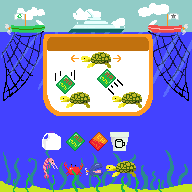
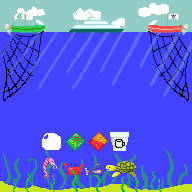
Layer changes from the first 192px x 192px image to the second:
pixels changed over (x1=43, y1=34, x2=153, y2=116) (layer not identified)
